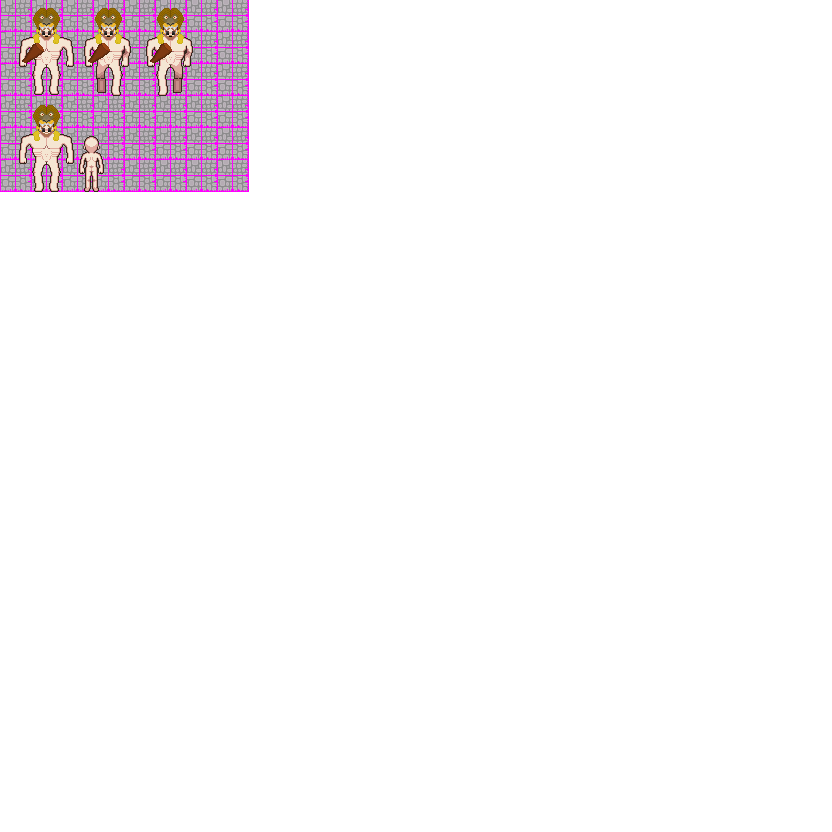
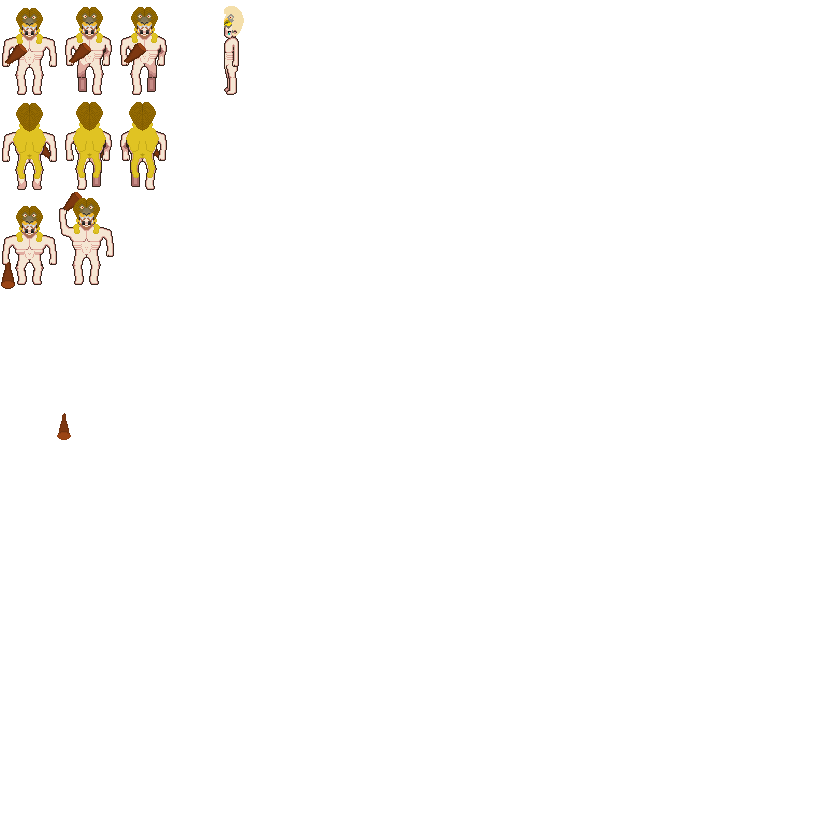
Comparing the layer stacks of the two 832×832 images. Changes:
removed layer "Layer 23" over [79, 136, 104, 192]
added layer "Layer 21 copy 2" above "Layer 21 copy" over [1, 6, 244, 289]
added layer "Layer 21 copy" above "Layer 24" over [224, 21, 240, 95]
hid "Layer 22", moved it above "Layer 17", painted on it over [84, 8, 249, 96]
removed layer "Layer 16 copy" over [19, 105, 74, 192]
removed layer "Layer 16" over [19, 8, 74, 95]
removed layer "Layer 7 copy 7" over [0, 0, 249, 192]
painted on "Layer 6 copy 2" over [123, 36, 172, 68]
painted on "Layer 6 copy" over [68, 36, 110, 68]
added layer "Layer 26 copy" above "Layer 6" over [2, 102, 167, 190]
painted on "Layer 6" over [1, 36, 48, 289]
added layer "Layer 22 copy 2" above "Layer 20" over [2, 206, 57, 285]
added layer "Layer 20" above "Layer 22 copy" over [59, 198, 114, 285]
painted on "Layer 22 copy" over [2, 7, 193, 96]
added layer "Layer 6 copy 3" above "Layer 7 copy 10" over [57, 192, 83, 440]
